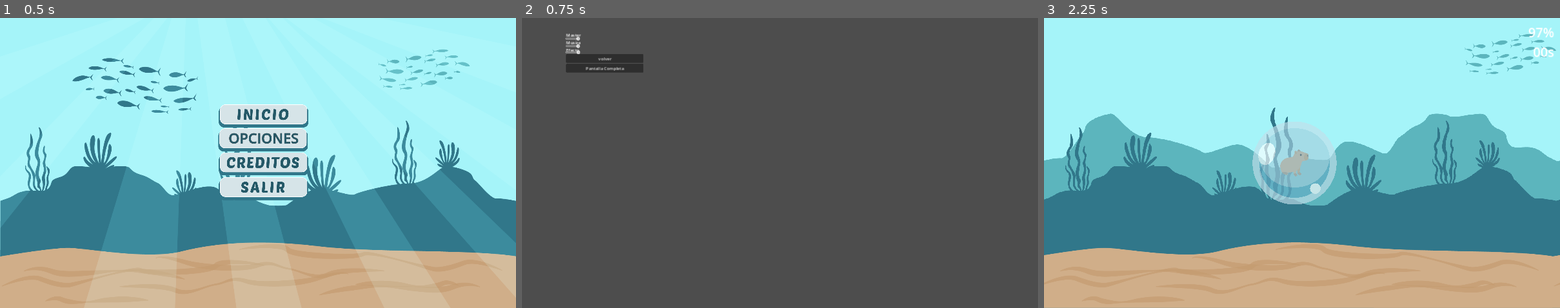
Above: before the commit, frames 1-3 (left to right).
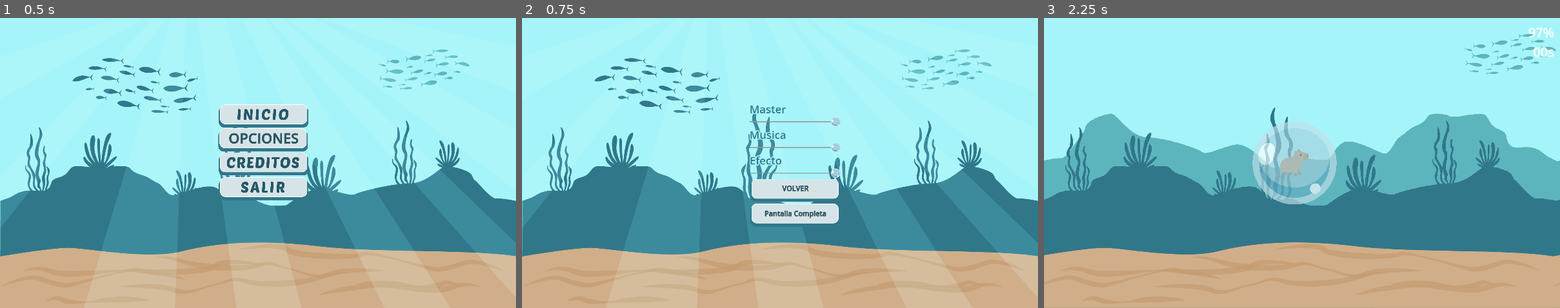
Above: after the commit, the same moments.

Repository: ReyCristian/Babelki
Game: Godot game, scene res://main_menu.tscn
Two runs of this game, one before a commit and one after it. Both use one fixed random seed, a clock stepped at 60 frames per second and the inputs below.
Inputs (mouse positions are in pixels of both pictures, inside the frame that each line leads up to):
- Up to frame 1 (0.5 s): no input
- Up to frame 2 (0.75 s): click "OPCIONES" at 0.5 s
- Up to frame 3 (2.25 s): click "volver" (after the commit: "VOLVER") at 1.25 s; click (1307, 116) at 2 s

Frame 1 is identical in both runs. In frame 2, 100% of the frame differs, in the area x 0-100%, y 0-100%; in frame 3, nothing differs.

Commit message:
Menu opciones

Diff:
--- a/menu_opcion.tscn
+++ b/menu_opcion.tscn
@@ -1,68 +1,130 @@
-[gd_scene load_steps=3 format=3 uid="uid://c2otxb2jr1x6p"]
+[gd_scene load_steps=6 format=3 uid="uid://c2otxb2jr1x6p"]
 
+[ext_resource type="Texture2D" uid="uid://c0y6mku1ed1r2" path="res://recursos/Menu/Babelki_FondoMenu.png" id="1_1n56k"]
 [ext_resource type="Script" path="res://menu_opciones.gd" id="1_pqufy"]
 [ext_resource type="AudioStream" uid="uid://cqk71lhngydaq" path="res://recursos/musica/botón p.mp3" id="2_n3ebr"]
+[ext_resource type="Texture2D" uid="uid://bn83tlwg76ebf" path="res://recursos/Menu/Babelki_Boton.png" id="3_jfnqu"]
+[ext_resource type="Texture2D" uid="uid://ejydvguwv2p8" path="res://recursos/burbujas/Babelki_Burbuja.png" id="3_n8cm5"]
 
 [node name="Menu_Opcion" type="TextureRect"]
-offset_right = 40.0
-offset_bottom = 40.0
+anchors_preset = -1
+anchor_right = 1.0
+anchor_bottom = 1.0
+grow_horizontal = 2
+grow_vertical = 2
+
+[node name="BabelkiFondoMenu" type="Sprite2D" parent="."]
+position = Vector2(960, 540)
+texture = ExtResource("1_1n56k")
 
 [node name="Menu_Opciones" type="VBoxContainer" parent="."]
-layout_mode = 0
-offset_left = 164.0
-offset_top = 51.0
-offset_right = 452.0
-offset_bottom = 263.0
+layout_mode = 1
+anchors_preset = 8
+anchor_left = 0.5
+anchor_top = 0.5
+anchor_right = 0.5
+anchor_bottom = 0.5
+offset_left = -113.0
+offset_top = -226.0
+offset_right = 563.0
+offset_bottom = 703.0
+grow_horizontal = 2
+grow_vertical = 2
+scale = Vector2(0.5, 0.5)
 script = ExtResource("1_pqufy")
 
 [node name="LabelMaster" type="Label" parent="Menu_Opciones"]
 layout_mode = 2
+theme_override_colors/font_color = Color(0.192157, 0.466667, 0.541176, 1)
+theme_override_colors/font_outline_color = Color(0.647059, 0.956863, 0.976471, 1)
+theme_override_constants/outline_size = 30
+theme_override_font_sizes/font_size = 80
 text = "Master"
 
-[node name="master" type="HSlider" parent="Menu_Opciones/LabelMaster"]
-layout_mode = 0
-offset_left = -3.0
-offset_top = 18.0
-offset_right = 53.0
-offset_bottom = 34.0
+[node name="master" type="HSlider" parent="Menu_Opciones"]
+layout_mode = 2
+theme_override_icons/grabber = ExtResource("3_n8cm5")
+theme_override_icons/grabber_highlight = ExtResource("3_n8cm5")
 
 [node name="LabelMusic" type="Label" parent="Menu_Opciones"]
 layout_mode = 2
+theme_override_colors/font_color = Color(0.192157, 0.466667, 0.541176, 1)
+theme_override_colors/font_outline_color = Color(0.647059, 0.956863, 0.976471, 1)
+theme_override_constants/outline_size = 30
+theme_override_font_sizes/font_size = 80
 text = "Musica"
 
-[node name="music" type="HSlider" parent="Menu_Opciones/LabelMusic"]
-layout_mode = 0
-offset_left = -2.0
-offset_top = 18.0
-offset_right = 53.0
-offset_bottom = 34.0
+[node name="music" type="HSlider" parent="Menu_Opciones"]
+layout_mode = 2
+theme_override_icons/grabber = ExtResource("3_n8cm5")
+theme_override_icons/grabber_highlight = ExtResource("3_n8cm5")
 
 [node name="LabelEfect" type="Label" parent="Menu_Opciones"]
 layout_mode = 2
+theme_override_colors/font_color = Color(0.192157, 0.466667, 0.541176, 1)
+theme_override_colors/font_outline_color = Color(0.647059, 0.956863, 0.976471, 1)
+theme_override_constants/outline_size = 30
+theme_override_font_sizes/font_size = 80
 text = "Efecto"
 
-[node name="Efect" type="HSlider" parent="Menu_Opciones/LabelEfect"]
+[node name="Efect" type="HSlider" parent="Menu_Opciones"]
 layout_mode = 2
-offset_left = -3.0
-offset_top = 13.0
-offset_right = 54.0
-offset_bottom = 29.0
+theme_override_icons/grabber = ExtResource("3_n8cm5")
+theme_override_icons/grabber_highlight = ExtResource("3_n8cm5")
 
 [node name="volver" type="Button" parent="Menu_Opciones"]
 layout_mode = 2
-text = "volver"
+icon = ExtResource("3_jfnqu")
+flat = true
+
+[node name="Label" type="Label" parent="Menu_Opciones/volver"]
+layout_mode = 1
+anchors_preset = 5
+anchor_left = 0.5
+anchor_right = 0.5
+offset_left = -321.0
+offset_top = 3.0
+offset_right = 328.0
+offset_bottom = 147.0
+grow_horizontal = 2
+theme_override_colors/font_color = Color(0.145098, 0.34902, 0.407843, 1)
+theme_override_constants/line_spacing = 0
+theme_override_constants/outline_size = 4
+theme_override_font_sizes/font_size = 52
+text = "VOLVER"
+horizontal_alignment = 1
+vertical_alignment = 1
 
 [node name="fullscreen_button" type="Button" parent="Menu_Opciones"]
 layout_mode = 2
-text = "Pantalla completa"
+icon = ExtResource("3_jfnqu")
+flat = true
+
+[node name="Label" type="Label" parent="Menu_Opciones/fullscreen_button"]
+layout_mode = 1
+anchors_preset = 5
+anchor_left = 0.5
+anchor_right = 0.5
+offset_left = -321.0
+offset_top = 7.0
+offset_right = 328.0
+offset_bottom = 151.0
+grow_horizontal = 2
+theme_override_colors/font_color = Color(0.145098, 0.34902, 0.407843, 1)
+theme_override_constants/line_spacing = 0
+theme_override_constants/outline_size = 4
+theme_override_font_sizes/font_size = 52
+text = "PANTALLA COMPLETA"
+horizontal_alignment = 1
+vertical_alignment = 1
 
 [node name="BotónP" type="AudioStreamPlayer" parent="Menu_Opciones"]
 stream = ExtResource("2_n3ebr")
 bus = &"Efecto"
 
-[connection signal="value_changed" from="Menu_Opciones/LabelMaster/master" to="Menu_Opciones" method="_on_master_value_changed"]
-[connection signal="value_changed" from="Menu_Opciones/LabelMusic/music" to="Menu_Opciones" method="_on_music_value_changed"]
-[connection signal="value_changed" from="Menu_Opciones/LabelEfect/Efect" to="Menu_Opciones" method="_on_efect_value_changed"]
+[connection signal="value_changed" from="Menu_Opciones/master" to="Menu_Opciones" method="_on_master_value_changed"]
+[connection signal="value_changed" from="Menu_Opciones/music" to="Menu_Opciones" method="_on_music_value_changed"]
+[connection signal="value_changed" from="Menu_Opciones/Efect" to="Menu_Opciones" method="_on_efect_value_changed"]
 [connection signal="mouse_entered" from="Menu_Opciones/volver" to="Menu_Opciones" method="_on_volver_mouse_entered"]
 [connection signal="pressed" from="Menu_Opciones/volver" to="Menu_Opciones" method="_on_volver_pressed"]
 [connection signal="mouse_entered" from="Menu_Opciones/fullscreen_button" to="Menu_Opciones" method="_on_fullscreen_button_mouse_entered"]
--- a/menu_opciones.gd
+++ b/menu_opciones.gd
@@ -1,41 +1,41 @@
 extends VBoxContainer
 
-@onready var music_volume_slider = $LabelMusic/music
-@onready var master_volume_slider = $LabelMaster/master
-@onready var efect_volumen_slider=$LabelEfect/Efect
+@onready var music_volume_slider = $music
+@onready var master_volume_slider = $master
+@onready var efect_volumen_slider=$Efect
 
 
 func _ready():
 	## Inicializar sliders con el volumen actual de los buses de audio
 	var sonido_master= AudioServer.get_bus_volume_db(AudioServer.get_bus_index("Master"))
-	var slider_master=lerp(0,100,(sonido_master+80)/80)
-	$LabelMaster/master.value= slider_master
+	var slider_master = sqrt(10000*db_to_linear(sonido_master))
+	$master.value= slider_master
 
 	var sonido_musica= AudioServer.get_bus_volume_db(AudioServer.get_bus_index("Musica"))
-	var slider_musica=lerp(0,100,(sonido_musica+80)/80)
-	$LabelMusic/music.value=slider_musica
+	var slider_musica= sqrt(10000*db_to_linear(sonido_musica))
+	$music.value=slider_musica
 	var sonido_efecto= AudioServer.get_bus_volume_db(AudioServer.get_bus_index("Efecto"))
-	var slider_efecto=lerp(0,100,(sonido_efecto+80)/80)
-	$LabelEfect/Efect.value=slider_efecto
+	var slider_efecto= sqrt(10000*db_to_linear(sonido_efecto))
+	$Efect.value=slider_efecto
 	#if get_tree().current_scene.name=="Menu_Opciones":
 	#	$menu.play() Esto reproduce la musica
 	if DisplayServer.window_get_mode() == DisplayServer.WINDOW_MODE_FULLSCREEN:
-		$fullscreen_button.text = "Modo Ventana"
+		$fullscreen_button/Label.text = "Modo Ventana"
 	else:
-		$fullscreen_button.text = "Pantalla Completa"
+		$fullscreen_button/Label.text = "Pantalla Completa"
 
 
 
 func _on_master_value_changed(value: float) -> void:
-	var db_value = lerp(-80, 0, value/100)
+	var db_value = linear_to_db(0.0001*pow(value,2))
 	AudioServer.set_bus_volume_db(AudioServer.get_bus_index("Master"), db_value)
 
 func _on_music_value_changed(value: float) -> void:
-	var db_value = lerp(-80,0,value/100)
+	var db_value =  linear_to_db(0.0001*pow(value,2))
 	AudioServer.set_bus_volume_db(AudioServer.get_bus_index("Musica"),db_value)
 
 func _on_efect_value_changed(value: float) -> void:
-	var db_value =lerp(-80,0,value/100)
+	var db_value = linear_to_db(0.0001*pow(value,2))
 	AudioServer.set_bus_volume_db(AudioServer.get_bus_index("Efecto"),db_value)
 
 func _on_volver_pressed() -> void:
@@ -51,10 +51,10 @@
 	# Verifica el estado actual de la ventana y alterna
 	if DisplayServer.window_get_mode() == DisplayServer.WINDOW_MODE_WINDOWED:
 		DisplayServer.window_set_mode(DisplayServer.WINDOW_MODE_FULLSCREEN)
-		$fullscreen_button.text = "Modo Ventana"
+		$fullscreen_button/Label.text = "Modo Ventana"
 	else:
 		DisplayServer.window_set_mode(DisplayServer.WINDOW_MODE_WINDOWED)
-		$fullscreen_button.text = "Pantalla Completa"
+		$fullscreen_button/Label.text = "Pantalla Completa"
 
 
 func _on_volver_mouse_entered() -> void:
--- a/menu_pause.tscn
+++ b/menu_pause.tscn
@@ -25,7 +25,7 @@
 [node name="Menu_Opcion" parent="." instance=ExtResource("1_j1og0")]
 visible = false
 
-[node name="menu_pause" type="VBoxContainer" parent="."]
+[node name="menu_pause" type="VBoxContainer" parent="." groups=["menu_pause"]]
 anchors_preset = 8
 anchor_left = 0.5
 anchor_top = 0.5
